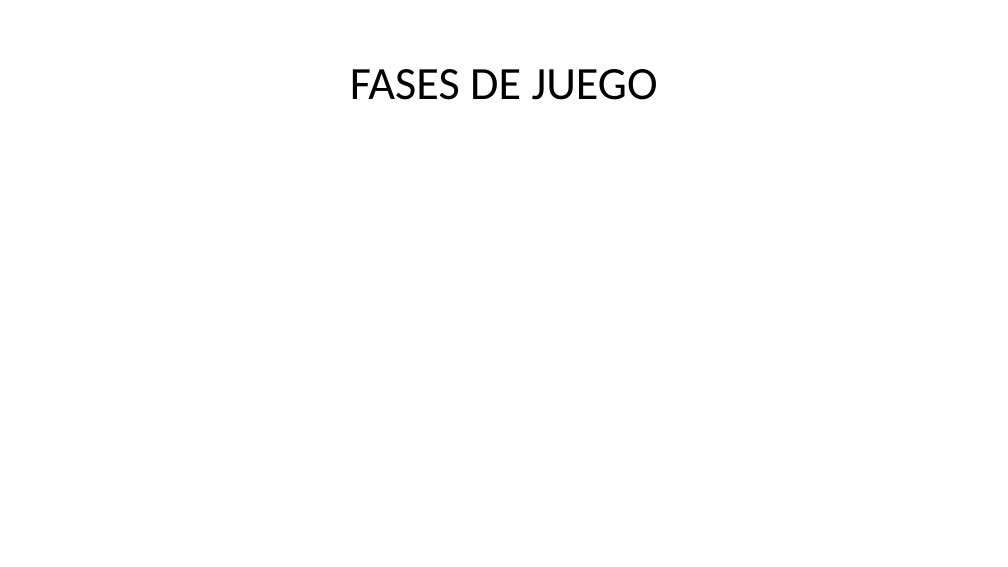
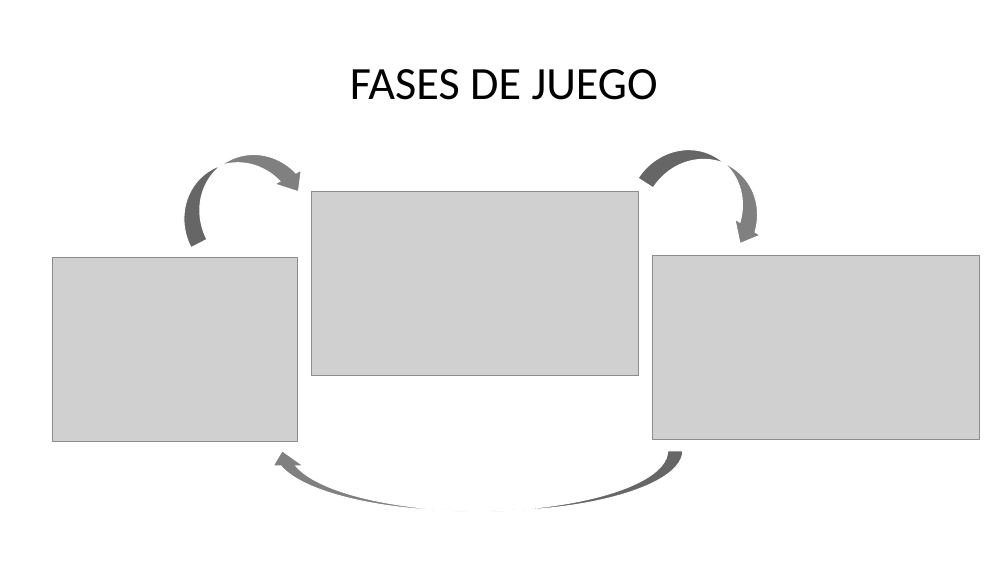
Before and after one commit to iquintasALT/PROYECTOS_II, a slide deck: slide 3 of docs/milestones/hito_0/presentacionhito0.pptx. Drawn at 1008x567 pixels with LibreOffice and Linux fonts; fonts in the diff are those of the drawing; grey boxes stand for pictures. Boxes give left, top, right and bottom in pixels: in the first picture for what was removed or moved away, otherwise in the second. Text is boxed around its words. In the diff, an @@ line names an element or a change of style, - is before the commit and + after.

Commit message:
Update powerpoint

```diff
--- a/docs/milestones/hito_0/presentacionhito0.pptx
+++ b/docs/milestones/hito_0/presentacionhito0.pptx
@@ curved down arrow added at box(163, 132, 312, 247), fill #808080, outline #FFFFFF 1 pt @@
@@ curved down arrow added at box(638, 128, 785, 251), fill #808080, outline #FFFFFF 1 pt @@
@@ picture added at box(312, 192, 638, 376) @@
@@ picture added at box(53, 258, 297, 442) @@
@@ picture added at box(653, 256, 979, 439) @@
@@ curved up arrow added at box(267, 451, 683, 511), fill #808080, outline #FFFFFF 1 pt @@
```
Also in this commit, not shown: 1 other slide changed.
